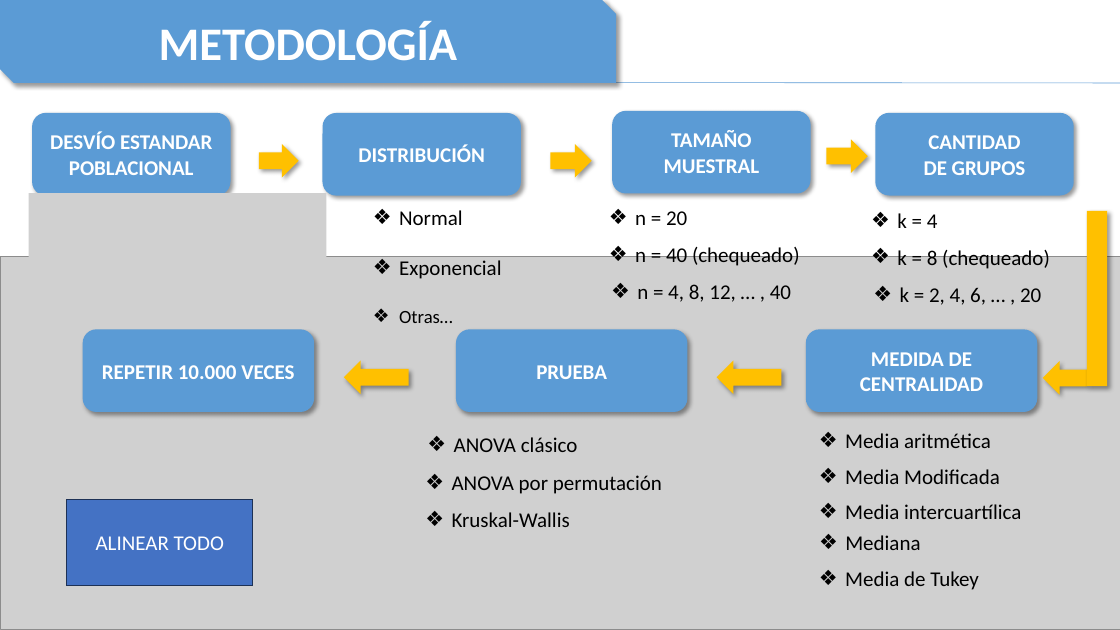
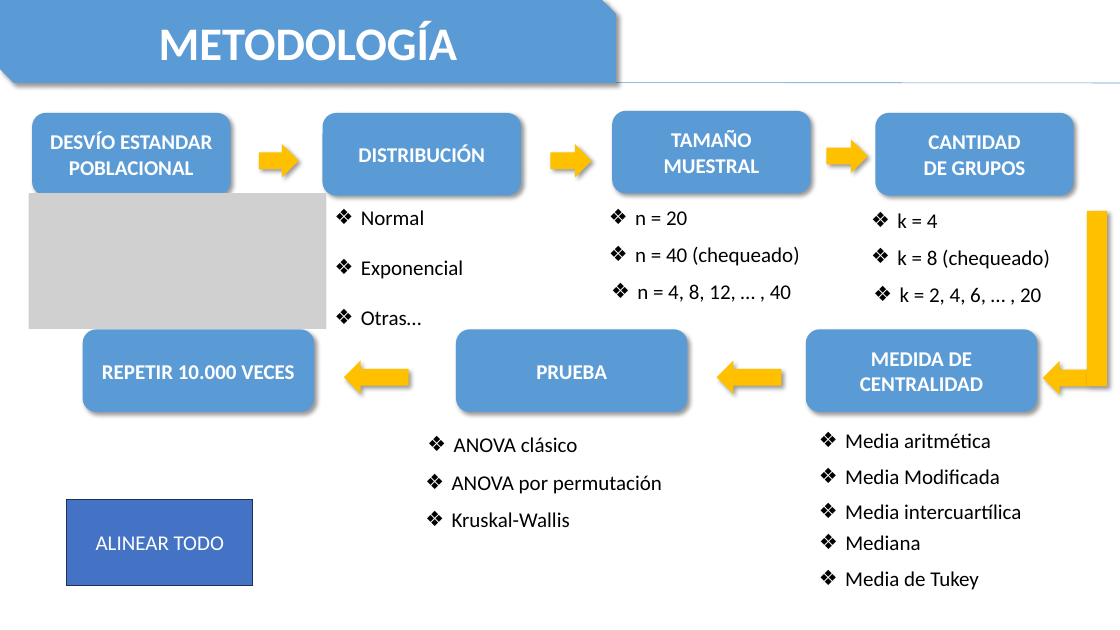
Before and after one commit to TheNaranjero/sae-2026, a slide deck: slide 11 of Presentation1.pptx (slide 7 before the commit). Drawn at 1120x630 pixels with LibreOffice and Linux fonts; fonts in the diff are those of the drawing; grey boxes stand for pictures. Boxes give left, top, right and bottom in pixels: in the first picture for what was removed or moved away, otherwise in the second. Text is boxed around its words. In the diff, an @@ line names an element or a change of style, - is before the commit and + after.

```diff
--- a/Presentation1.pptx
+++ b/Presentation1.pptx
@@ text "Normal": place and size @@
-text "Normal" at <box>399,210,501,323</box>
+text "Normal" at <box>361,210,463,325</box>
@@ picture removed at <box>0,256,1120,629</box> @@
@@ text at <box>361,311,422,325</box>: size 16 to 18 pt in "Otras…" @@
```
Also in this commit, not shown: 6 other slides changed, 4 slides added.
